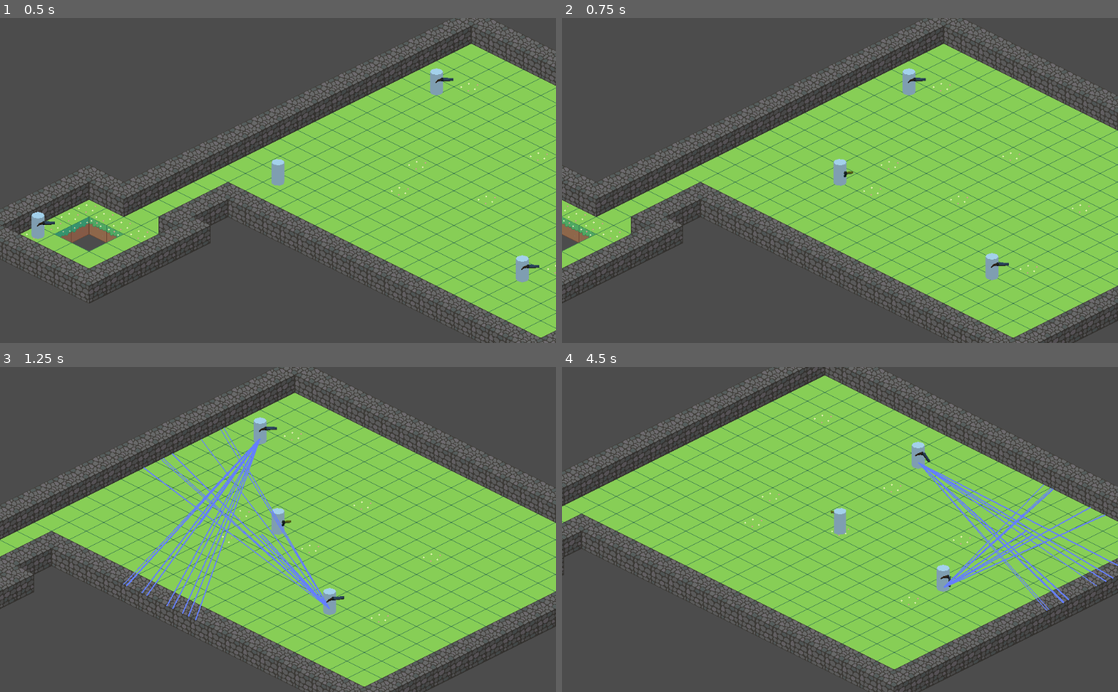
Above: before the commit, frames 1-4 (two rows, left to right).
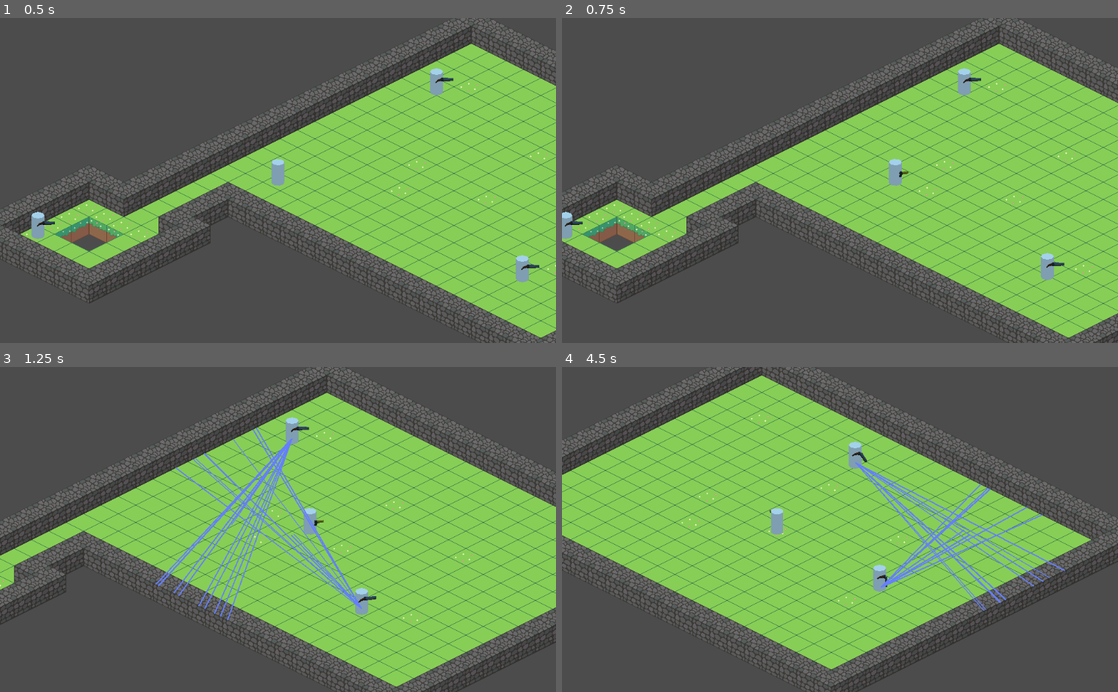
Above: after the commit, the same moments.

Repository: Big-Incorporated/biglike
Game: Godot game, scene res://main.tscn
The game is run twice, just before and just after one commit, with the same random seed, the same clock (stepped at 60 frames per second) and the same inputs.
Inputs (mouse positions are in pixels of both pictures, inside the frame that each line leads up to):
- Up to frame 1 (0.5 s): no input
- Up to frame 2 (0.75 s): tap Enter at 0.5 s; move the mouse to (962, 164) at 0.52 s; hold D from 0.53 s (still down); hold Shift from 0.53 s (still down); click (962, 164) at 0.67 s
- Up to frame 3 (1.25 s): keep holding D; keep holding Shift
- Up to frame 4 (4.5 s): move the mouse to (728, 545) at 1.27 s; release D at 1.28 s; release Shift at 1.28 s; hold S 1.28-2.03 s; tap Shift at 1.35, 2.85, 4.35 s; click (728, 545) at 1.42 s; move the mouse to (895, 458) at 2.02 s; hold D 2.03-2.78 s; hold Shift 2.03-2.78 s; click (895, 458) at 2.17 s; move the mouse to (812, 594) at 2.77 s; hold W 2.78-3.53 s; click (812, 594) at 2.92 s; move the mouse to (1006, 578) at 3.52 s; hold Shift 3.53-4.28 s; hold A from 3.53 s (still down); click (1006, 578) at 3.67 s; move the mouse to (673, 480) at 4.27 s; click (673, 480) at 4.42 s

Frame 1 is identical in both runs. In frame 2, 28% of the frame differs, in the area x 0-100%, y 0-100%; in frame 3, 29%; in frame 4, 34%.
Error in both runs: Invalid get index '0' (on base: 'PoolVector2Array'). (res://Shotgunner.gd:55)

Commit message:
prepare to update to grace animations

Diff:
--- a/Player.gd
+++ b/Player.gd
@@ -20,7 +20,7 @@
 var RollTimer: Timer
 
 var rolltime = 0.2
-var rollcooldown = 0.5 #IMPLEMENT NEXT
+var rollcooldown = 0.5
 var speed = 30
 
 onready var ModelBase = $Model/Viewport/model/base
@@ -80,7 +80,7 @@
 					else:
 						inventoryindex = 0
 					swap_weapon()
-func _process(_delta):
+func _process(delta):
 	if currentstate != state.ROLL:
 		movementVector = Vector2()
 		if Input.is_key_pressed(KEY_W):
@@ -99,7 +99,6 @@
 		state.WALK:
 			ModelBase.rotation.y = -get_angle_to(get_global_mouse_position())
 
-
 func _physics_process(delta):
 	match currentstate:
 		state.WALK:
--- a/models/players/PlayerFull.tscn
+++ b/models/players/PlayerFull.tscn
@@ -17,6 +17,7 @@
 
 [node name="Camera2D" type="Camera2D" parent="."]
 current = true
+smoothing_enabled = true
 editor_draw_drag_margin = true
 
 [node name="Model" parent="." instance=ExtResource( 2 )]
--- a/project.godot
+++ b/project.godot
@@ -82,10 +82,6 @@
 
 GlobalPlayer="*res://global_player.gd"
 
-[editor]
-
-main_run_args="--verbose"
-
 [editor_plugins]
 
 enabled=PoolStringArray( "res://addons/terminal/plugin.cfg" )
--- a/weapon.gd
+++ b/weapon.gd
@@ -46,7 +46,7 @@
 			result.collider.damage(damage)
 			if result.collider is Enemy:
 				result.collider.set_target(get_parent())
-		tracer(screenpos,result.position)
+		tracer(position,result.position)
 
 func shootprojectile(projectilescene: Resource, position: Vector2,direction: float):
 	var projectile = projectilescene.instance()
